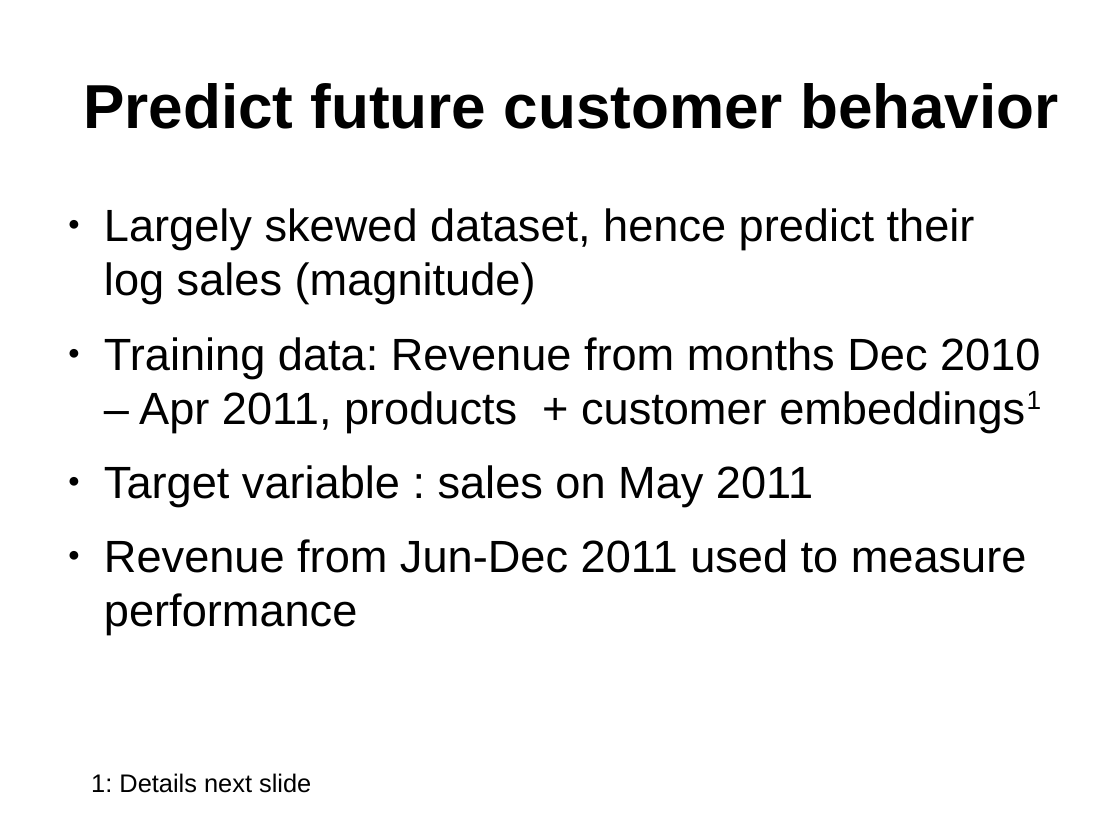
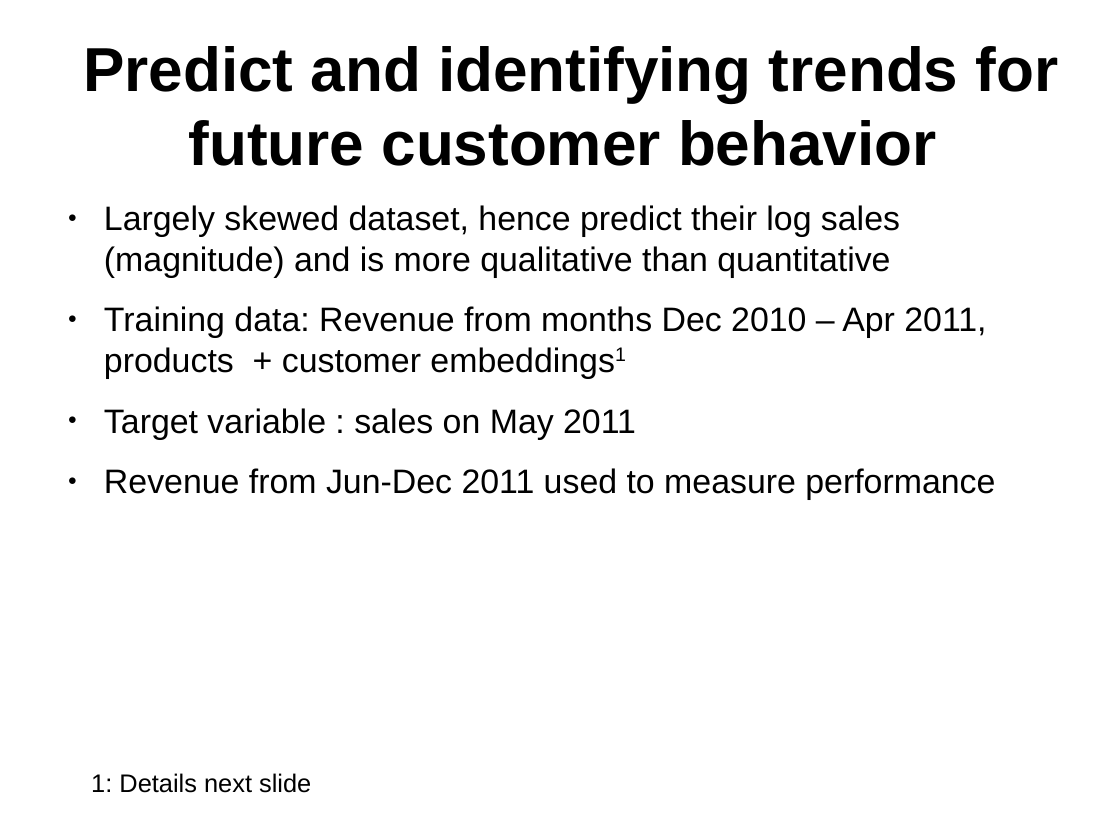
Before and after one commit to leexa90/E-commece-Data-Science, a slide deck: slide 8 of Present.odp (slide 6 before the commit). Drawn at 1120x840 pixels with LibreOffice and Linux fonts; fonts in the diff are those of the drawing. Boxes give left, top, right and bottom in pixels: in the first picture for what was removed or moved away, otherwise in the second. Text is boxed around its words. In the diff, an @@ line names an element or a change of style, - is before the commit and + after.

```diff
--- a/Present.odp
+++ b/Present.odp
@@ title at (83, 46, 1059, 166): text changed @@
-Predict future customer behavior
+Predict and identifying trends for future customer behavior
@@ text at (104, 205, 900, 277): text changed; size 32 to 24 pt @@
-● Largely skewed dataset, hence predict their log sales (magnitude)
+● Largely skewed dataset, hence predict their log sales (magnitude) and is more qualitative than quantitative
@@ text at (104, 306, 995, 500): size 32 to 24 pt in "Training data: Revenue from months Dec 2010 ...", "Target variable : sales on May 2011", "Revenue from Jun-Dec 2011 used to measure ..." @@
```
Also in this commit, not shown: 9 other slides changed, 8 slides added, 1 slide removed, 4 other files.
